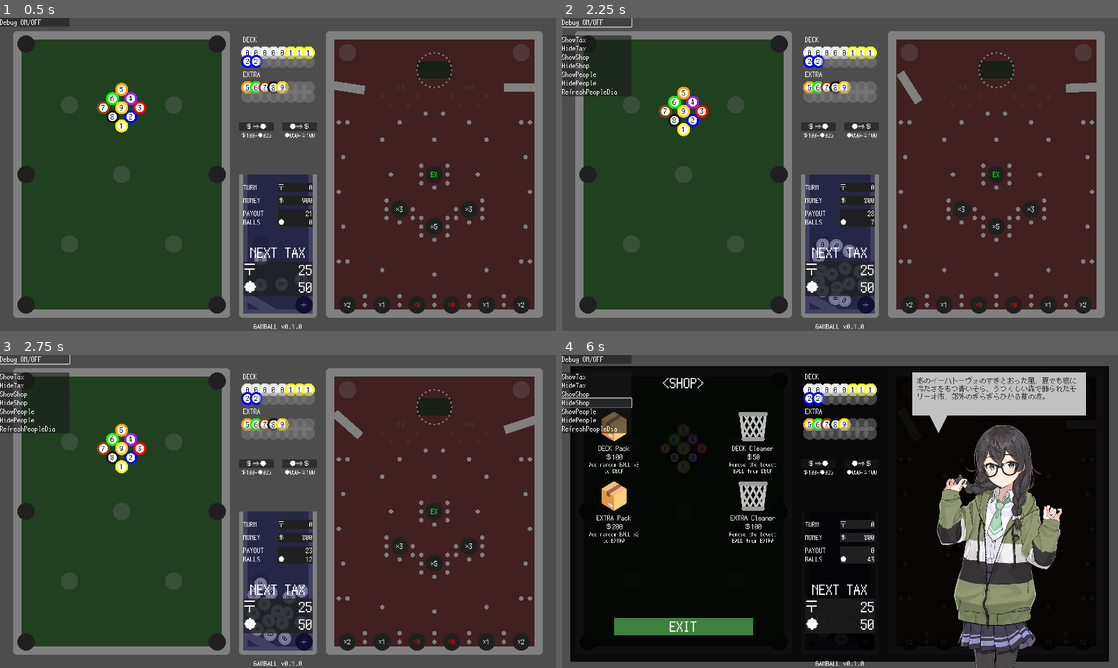
Above: before the commit, frames 1-4 (two rows, left to right).
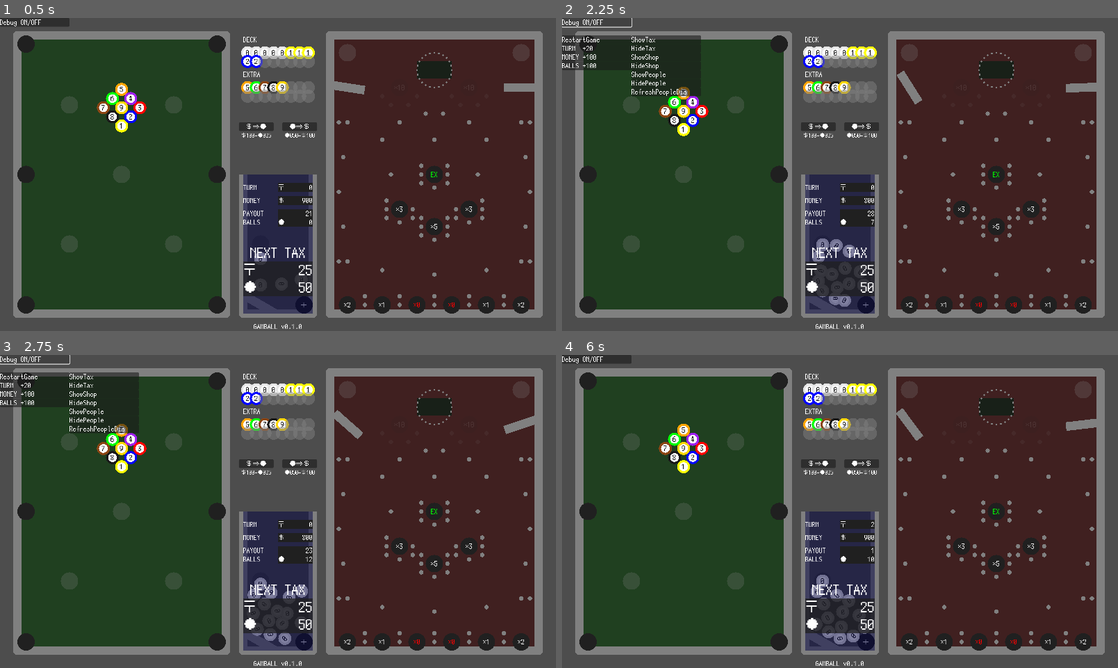
Above: after the commit, the same moments.

Repository: kamikoloss/gamball
Game: Godot game, scene res://scenes/game.tscn
Same seed, same stepped clock (60 frames per second), same inputs: the game is played once before the commit and once after it.
Inputs (mouse positions are in pixels of both pictures, inside the frame that each line leads up to):
- Up to frame 1 (0.5 s): no input
- Up to frame 2 (2.25 s): click "＄⇒●" at 0.5 s; click "●⇒＄" at 1.25 s; click "Debug ON/OFF" at 2 s
- Up to frame 3 (2.75 s): no input
- Up to frame 4 (6 s): click "ShowTax" at 2.75 s; click (595, 376) at 3.5 s, where only the run after the commit has a clickable "RestartGame"; click (595, 386) at 4.25 s, where only the run before the commit has a clickable "HideTax"; click (595, 392) at 5 s, where only the run before the commit has a clickable "ShowShop"; click (595, 401) at 5.75 s, where only the run before the commit has a clickable "HideShop"

Frame 1 is identical in both runs. In frame 2, 1.0% of the frame differs, in the area x 0-25%, y 5-26%; in frame 3, 1.0%; in frame 4, 87%, in the area x 0-99%, y 3-100%.

Commit message:
デバッグ機能を強化した

Diff:
--- a/scenes/game.tscn
+++ b/scenes/game.tscn
@@ -2429,7 +2429,7 @@
 horizontal_alignment = 1
 vertical_alignment = 1
 
-[node name="UIDebug" type="Control" parent="." node_paths=PackedStringArray("_debug_button", "_debug_window", "_game", "_game_ui", "_show_tax_button", "_hide_tax_button", "_ …(121 unchanged characters)…
+[node name="UIDebug" type="Control" parent="." node_paths=PackedStringArray("_debug_button", "_debug_window", "_game", "_game_ui", "_restart_game_button", "_turn_add_button", "_money_add_button", "_balls_add_button", "_show_tax_button", "_hide_tax_button", "_ …(121 unchanged characters)…
 layout_mode = 3
 anchors_preset = 0
 script = ExtResource("16_cuefl")
@@ -2437,6 +2437,10 @@
 _debug_window = NodePath("DebugWindow")
 _game = NodePath("..")
 _game_ui = NodePath("../UI")
+_restart_game_button = NodePath("DebugWindow/RestartGame")
+_turn_add_button = NodePath("DebugWindow/Turn+")
+_money_add_button = NodePath("DebugWindow/Money+")
+_balls_add_button = NodePath("DebugWindow/Balls+")
 _show_tax_button = NodePath("DebugWindow/ShowTax")
 _hide_tax_button = NodePath("DebugWindow/HideTax")
 _show_shop_button = NodePath("DebugWindow/ShowShop")
@@ -2461,63 +2465,130 @@
 vertical_alignment = 1
 
 [node name="DebugWindow" type="Control" parent="UIDebug"]
-visible = false
 anchors_preset = 0
 
-[node name="ShowTax" type="Button" parent="UIDebug/DebugWindow"]
+[node name="RestartGame" type="Button" parent="UIDebug/DebugWindow"]
 offset_top = 40.0
 offset_right = 160.0
 offset_bottom = 60.0
 theme_override_fonts/font = ExtResource("10_w3wxc")
 
-[node name="Label" type="Label" parent="UIDebug/DebugWindow/ShowTax"]
+[node name="Label" type="Label" parent="UIDebug/DebugWindow/RestartGame"]
 layout_mode = 0
 offset_right = 640.0
 offset_bottom = 80.0
 scale = Vector2(0.25, 0.25)
 theme_override_fonts/font = ExtResource("10_w3wxc")
 theme_override_font_sizes/font_size = 64
-text = "ShowTax"
-vertical_alignment = 1
-
-[node name="HideTax" type="Button" parent="UIDebug/DebugWindow"]
+text = "RestartGame"
+vertical_alignment = 1
+
+[node name="Turn+" type="Button" parent="UIDebug/DebugWindow"]
 offset_top = 60.0
 offset_right = 160.0
 offset_bottom = 80.0
 theme_override_fonts/font = ExtResource("10_w3wxc")
 
-[node name="Label" type="Label" parent="UIDebug/DebugWindow/HideTax"]
+[node name="Label" type="Label" parent="UIDebug/DebugWindow/Turn+"]
 layout_mode = 0
 offset_right = 640.0
 offset_bottom = 80.0
 scale = Vector2(0.25, 0.25)
 theme_override_fonts/font = ExtResource("10_w3wxc")
 theme_override_font_sizes/font_size = 64
-text = "HideTax"
-vertical_alignment = 1
-
-[node name="ShowShop" type="Button" parent="UIDebug/DebugWindow"]
+text = "TURN  +20"
+vertical_alignment = 1
+
+[node name="Money+" type="Button" parent="UIDebug/DebugWindow"]
 offset_top = 80.0
 offset_right = 160.0
 offset_bottom = 100.0
 theme_override_fonts/font = ExtResource("10_w3wxc")
 
-[node name="Label" type="Label" parent="UIDebug/DebugWindow/ShowShop"]
+[node name="Label" type="Label" parent="UIDebug/DebugWindow/Money+"]
 layout_mode = 0
 offset_right = 640.0
 offset_bottom = 80.0
 scale = Vector2(0.25, 0.25)
 theme_override_fonts/font = ExtResource("10_w3wxc")
 theme_override_font_sizes/font_size = 64
-text = "ShowShop"
-vertical_alignment = 1
-
-[node name="HideShop" type="Button" parent="UIDebug/DebugWindow"]
+text = "MONEY +100"
+vertical_alignment = 1
+
+[node name="Balls+" type="Button" parent="UIDebug/DebugWindow"]
 offset_top = 100.0
 offset_right = 160.0
 offset_bottom = 120.0
 theme_override_fonts/font = ExtResource("10_w3wxc")
 
+[node name="Label" type="Label" parent="UIDebug/DebugWindow/Balls+"]
+layout_mode = 0
+offset_right = 640.0
+offset_bottom = 80.0
+scale = Vector2(0.25, 0.25)
+theme_override_fonts/font = ExtResource("10_w3wxc")
+theme_override_font_sizes/font_size = 64
+text = "BALLS +100"
+vertical_alignment = 1
+
+[node name="ShowTax" type="Button" parent="UIDebug/DebugWindow"]
+offset_left = 160.0
+offset_top = 40.0
+offset_right = 320.0
+offset_bottom = 60.0
+theme_override_fonts/font = ExtResource("10_w3wxc")
+
+[node name="Label" type="Label" parent="UIDebug/DebugWindow/ShowTax"]
+layout_mode = 0
+offset_right = 640.0
+offset_bottom = 80.0
+scale = Vector2(0.25, 0.25)
+theme_override_fonts/font = ExtResource("10_w3wxc")
+theme_override_font_sizes/font_size = 64
+text = "ShowTax"
+vertical_alignment = 1
+
+[node name="HideTax" type="Button" parent="UIDebug/DebugWindow"]
+offset_left = 160.0
+offset_top = 60.0
+offset_right = 320.0
+offset_bottom = 80.0
+theme_override_fonts/font = ExtResource("10_w3wxc")
+
+[node name="Label" type="Label" parent="UIDebug/DebugWindow/HideTax"]
+layout_mode = 0
+offset_right = 640.0
+offset_bottom = 80.0
+scale = Vector2(0.25, 0.25)
+theme_override_fonts/font = ExtResource("10_w3wxc")
+theme_override_font_sizes/font_size = 64
+text = "HideTax"
+vertical_alignment = 1
+
+[node name="ShowShop" type="Button" parent="UIDebug/DebugWindow"]
+offset_left = 160.0
+offset_top = 80.0
+offset_right = 320.0
+offset_bottom = 100.0
+theme_override_fonts/font = ExtResource("10_w3wxc")
+
+[node name="Label" type="Label" parent="UIDebug/DebugWindow/ShowShop"]
+layout_mode = 0
+offset_right = 640.0
+offset_bottom = 80.0
+scale = Vector2(0.25, 0.25)
+theme_override_fonts/font = ExtResource("10_w3wxc")
+theme_override_font_sizes/font_size = 64
+text = "ShowShop"
+vertical_alignment = 1
+
+[node name="HideShop" type="Button" parent="UIDebug/DebugWindow"]
+offset_left = 160.0
+offset_top = 100.0
+offset_right = 320.0
+offset_bottom = 120.0
+theme_override_fonts/font = ExtResource("10_w3wxc")
+
 [node name="Label" type="Label" parent="UIDebug/DebugWindow/HideShop"]
 layout_mode = 0
 offset_right = 640.0
@@ -2529,8 +2600,9 @@
 vertical_alignment = 1
 
 [node name="ShowPeople" type="Button" parent="UIDebug/DebugWindow"]
+offset_left = 160.0
 offset_top = 120.0
-offset_right = 160.0
+offset_right = 320.0
 offset_bottom = 140.0
 theme_override_fonts/font = ExtResource("10_w3wxc")
 
@@ -2545,8 +2617,9 @@
 vertical_alignment = 1
 
 [node name="HidePeople" type="Button" parent="UIDebug/DebugWindow"]
+offset_left = 160.0
 offset_top = 140.0
-offset_right = 160.0
+offset_right = 320.0
 offset_bottom = 160.0
 theme_override_fonts/font = ExtResource("10_w3wxc")
 
@@ -2561,8 +2634,9 @@
 vertical_alignment = 1
 
 [node name="RefreshPeopleDialogue" type="Button" parent="UIDebug/DebugWindow"]
+offset_left = 160.0
 offset_top = 160.0
-offset_right = 160.0
+offset_right = 320.0
 offset_bottom = 180.0
 theme_override_fonts/font = ExtResource("10_w3wxc")
 
--- a/scripts/game.gd
+++ b/scripts/game.gd
@@ -124,6 +124,10 @@
 	_start_payout()
 
 
+func restart_game() -> void:
+	get_tree().reload_current_scene()
+
+
 # 左クリックを押したとき: Billiards Board 上に限定する
 # see. _on_billiards_board_input()
 func _input(event: InputEvent) -> void:
@@ -204,6 +208,7 @@
 func _on_shop_exit_button_pressed() -> void:
 	_refresh_next()
 	_game_ui.hide_shop_window()
+	_game_ui.hide_people_window()
 
 
 func _on_info_button_pressed() -> void:
@@ -396,6 +401,7 @@
 		return
 	if turn == TAX_LIST[_next_tax_index][0]:
 		_game_ui.show_tax_window()
+		_game_ui.show_people_window()
 
 
 # TODO: Autoload にしたらいらなくなる
--- a/scripts/game_ui.gd
+++ b/scripts/game_ui.gd
@@ -75,7 +75,6 @@
 
 
 func show_tax_window() -> void:
-	show_people_window() # 連動
 	_tax_window.visible = true
 	_tax_window.position = WINDOW_POSITION_BOTTOM_FROM
 	var tween = _get_tween(TweenType.Tax)
@@ -99,7 +98,6 @@
 	var tween = _get_tween(TweenType.Shop)
 	tween.set_trans(Tween.TRANS_QUART).set_ease(Tween.EASE_IN_OUT)
 	tween.tween_property(_shop_window, "position", WINDOW_POSITION_BOTTOM_TO, WINDOW_MOVE_DURATION)
-	hide_people_window() # 連動
 
 
 func show_people_window() -> void:
--- a/scripts/game_ui_debug.gd
+++ b/scripts/game_ui_debug.gd
@@ -8,6 +8,10 @@
 @export var _game: Game
 @export var _game_ui: GameUi
 
+@export var _restart_game_button: Button
+@export var _turn_add_button: Button
+@export var _money_add_button: Button
+@export var _balls_add_button: Button
 @export var _show_tax_button: Button
 @export var _hide_tax_button: Button
 @export var _show_shop_button: Button
@@ -17,17 +21,21 @@
 @export var _refresh_people_dialogue_button: Button
 
 
-var _dialogue_sample = [
-	"そのころわたくしは、モリーオ市の博物局に勤めて居りました。",
-	"十八等官でしたから役所のなかでも、ずうっと下の方でしたし俸給もほんのわずかでしたが、受持ちが標本の採集や整理で生れ付き好きなことでしたから、わたくしは毎日ずいぶん愉快にはたらきました。",
-	"あのイーハトーヴォのすきとおった風、夏でも底に冷たさをもつ青いそら、うつくしい森で飾られたモリーオ市、郊外のぎらぎらひかる草の波。",
-	"では、わたくしはいつかの小さなみだしをつけながら、しずかにあの年のイーハトーヴォの五月から十月までを書きつけましょう。",
+var _dialogue_sample_list = [
+	"セリフサンプルだよ。セリフサンプルだよ。セリフサンプルだよ。(030+04)",
+	"セリフサンプルだよ。セリフサンプルだよ。セリフサンプルだよ。セリフサンプルだよ。セリフサンプルだよ。セリフサンプルだよ。(060+04)",
+	"セリフサンプルだよ。セリフサンプルだよ。セリフサンプルだよ。セリフサンプルだよ。セリフサンプルだよ。セリフサンプルだよ。セリフサンプルだよ。セリフサンプルだよ。セリフサンプルだよ。(090+04)",
+	"セリフサンプルだよ。セリフサンプルだよ。セリフサンプルだよ。セリフサンプルだよ。セリフサンプルだよ。セリフサンプルだよ。セリフサンプルだよ。セリフサンプルだよ。セリフサンプルだよ。セリフサンプルだよ。セリフサンプルだよ。セリフサンプルだよ。(120+04)",
 ]
 
 
 func _ready() -> void:
 	_debug_window.visible = false
 
+	_restart_game_button.pressed.connect(func(): _game.restart_game())
+	_turn_add_button.pressed.connect(func(): _game.turn += 20)
+	_money_add_button.pressed.connect(func(): _game.money += 100)
+	_balls_add_button.pressed.connect(func(): _game.balls += 100)
 	_debug_button.pressed.connect(func(): _debug_window.visible = not _debug_window.visible)
 	_show_tax_button.pressed.connect(func(): _game_ui.show_tax_window())
 	_hide_tax_button.pressed.connect(func(): _game_ui.hide_tax_window())
@@ -35,4 +43,4 @@
 	_hide_shop_button.pressed.connect(func(): _game_ui.hide_shop_window())
 	_show_people_button.pressed.connect(func(): _game_ui.show_people_window())
 	_hide_people_button.pressed.connect(func(): _game_ui.hide_people_window())
-	_refresh_people_dialogue_button.pressed.connect(func(): _game_ui.refresh_dialogue_label(_dialogue_sample.pick_random()))
+	_refresh_people_dialogue_button.pressed.connect(func(): _game_ui.refresh_dialogue_label(_dialogue_sample_list.pick_random()))
